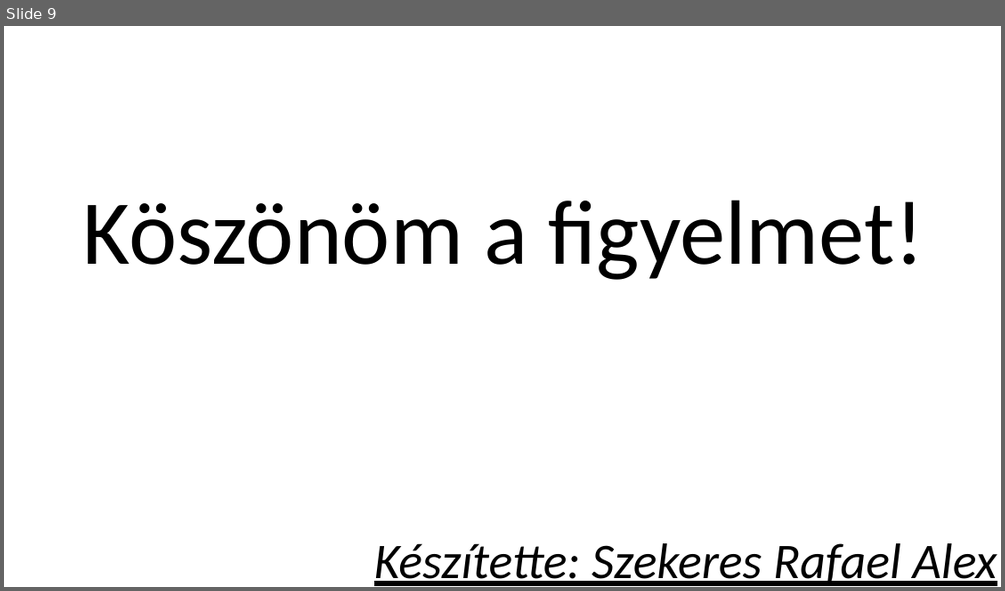
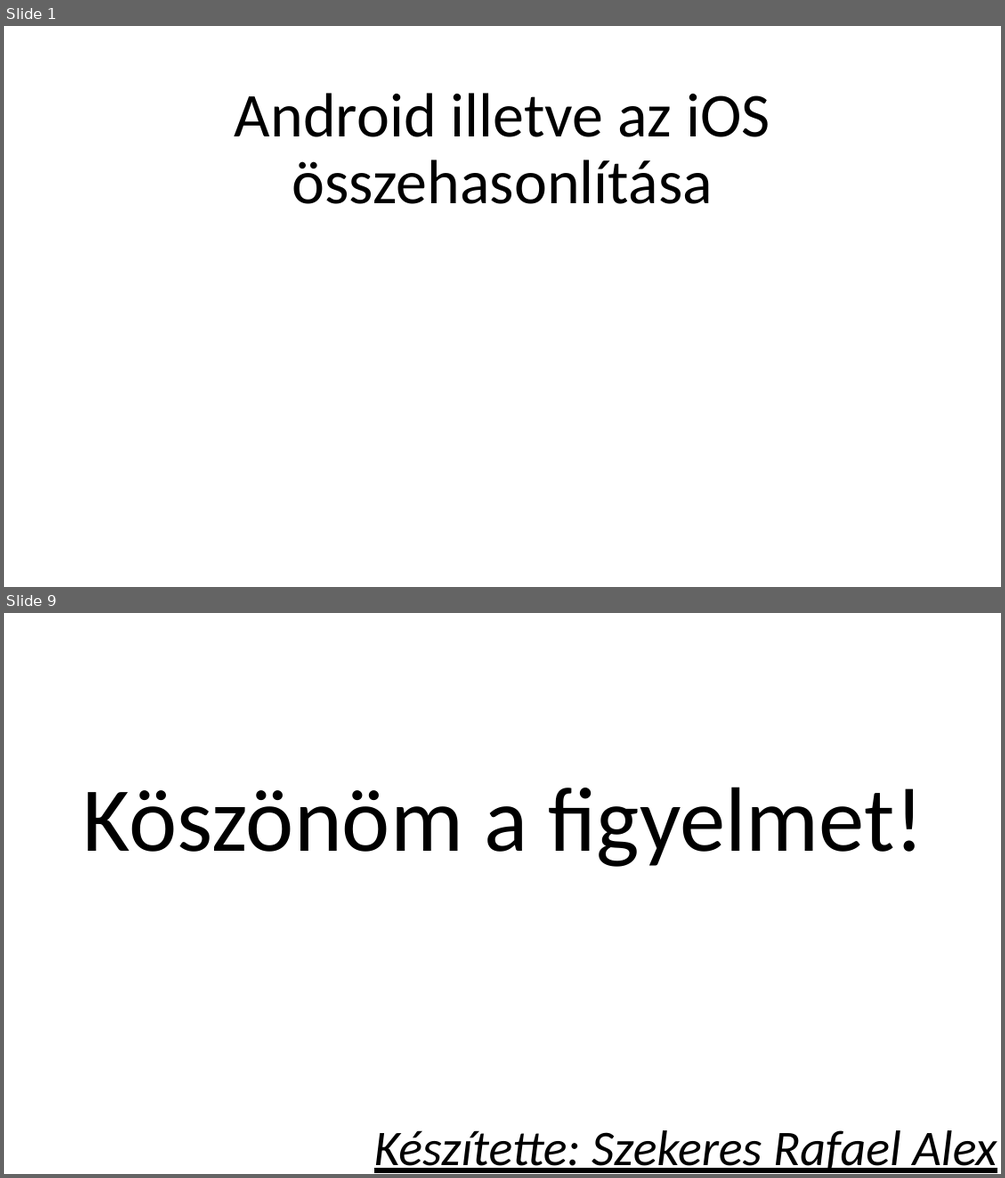
Before and after one commit to RafaelAlex123/ikt-szakmai-ppt, a slide deck: ikt powerpoint.pptx. Shown one above the other, each under a label of ours: slide 9 before the commit, slides 1 and 9 after it; the slides between them are not shown. The pictures are 1005x591 and 1005x1178 pixels, drawn with LibreOffice and Linux fonts; fonts in the diff are those of the drawing. Boxes give left, top, right and bottom in pixels: in the first picture for what was removed or moved away, otherwise in the second. Text is boxed around its words. In the diff, an @@ line names an element or a change of style, - is before the commit and + after.

```diff
--- a/ikt powerpoint.pptx
+++ b/ikt powerpoint.pptx
@@ slide 1 added at [4,26,1001,587], background #FFFFFF @@
@@ title added at [235,93,770,204], 60 pt, text #000000 @@
+Android illetve az iOS összehasonlítása
```
Also in this commit, not shown: 1 slide changed, 5 other slides added, 6 slides removed.
